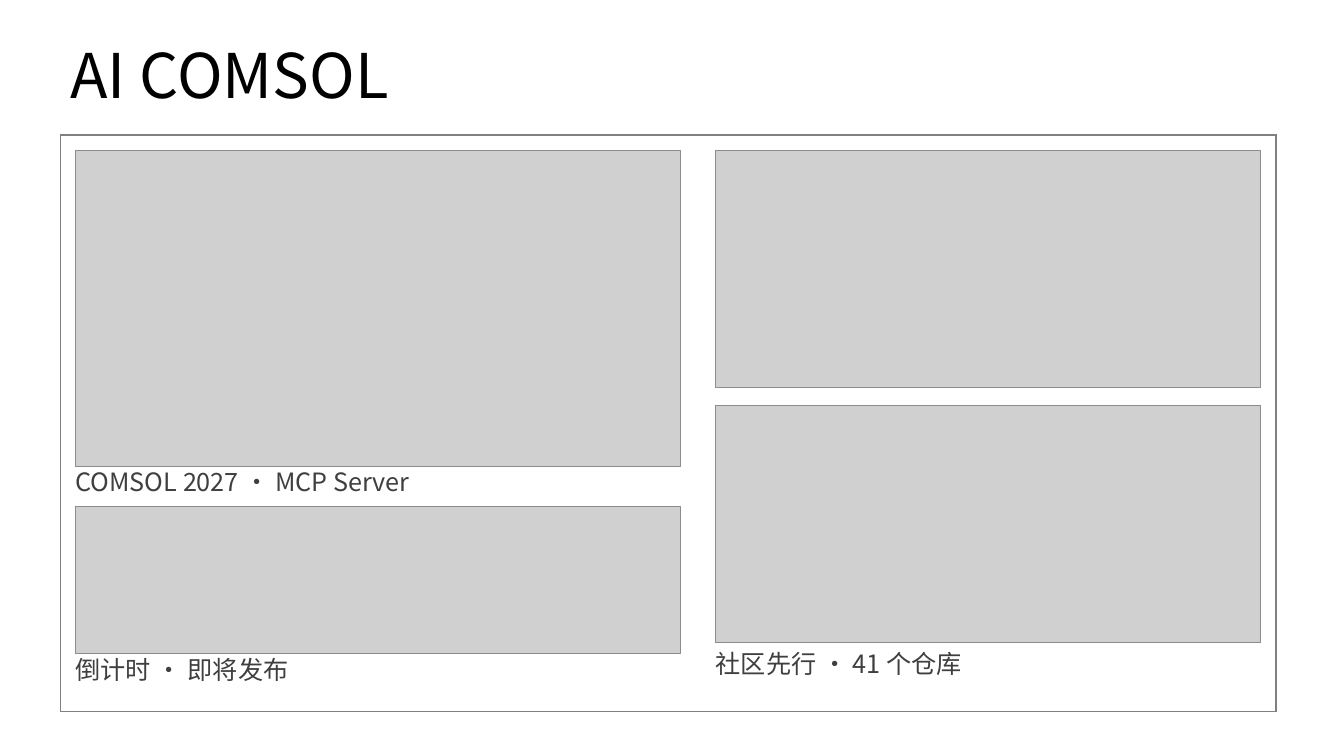
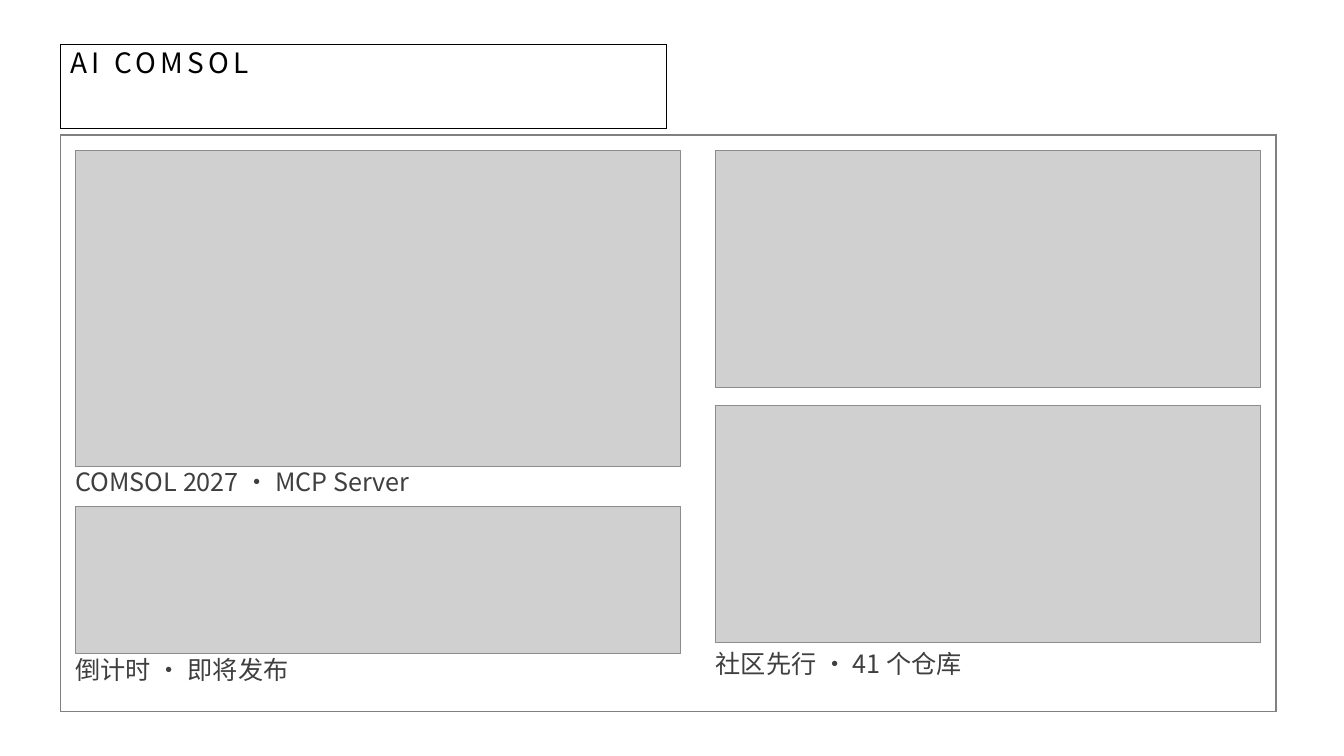
Before and after one commit to HardcOld-Bird/pySciWS_backup, a slide deck: slide 2 of data/research/1_gain_ep/汇报PPT/20261016/20261016.pptx. Drawn at 1344x756 pixels with LibreOffice and Linux fonts; fonts in the diff are those of the drawing; grey boxes stand for pictures; background and template pictures are left out. Boxes give left, top, right and bottom in pixels: in the first picture for what was removed or moved away, otherwise in the second. Text is boxed around its words. In the diff, an @@ line names an element or a change of style, - is before the commit and + after.

```diff
--- a/data/research/1_gain_ep/汇报PPT/20261016/20261016.pptx
+++ b/data/research/1_gain_ep/汇报PPT/20261016/20261016.pptx
@@ title "AI COMSOL": place and size @@
-title "AI COMSOL" at box(70, 52, 389, 99)
+title "AI COMSOL" at box(60, 44, 666, 89)
@@ title "AI COMSOL" at box(60, 44, 666, 89): size 44 to 20 pt, letter spacing 0 to 3 pt; outline none to #000000 0.75 pt @@
```
Also in this commit, not shown: 2 other slides changed, 1 slide added, 14 other files.
